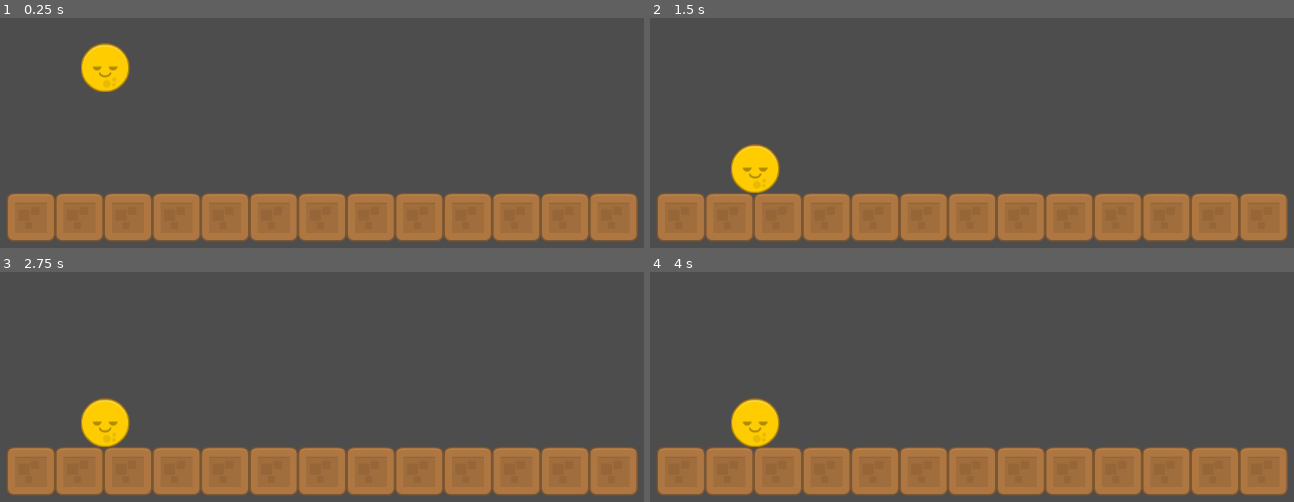
Above: before the commit, frames 1-4 (two rows, left to right).
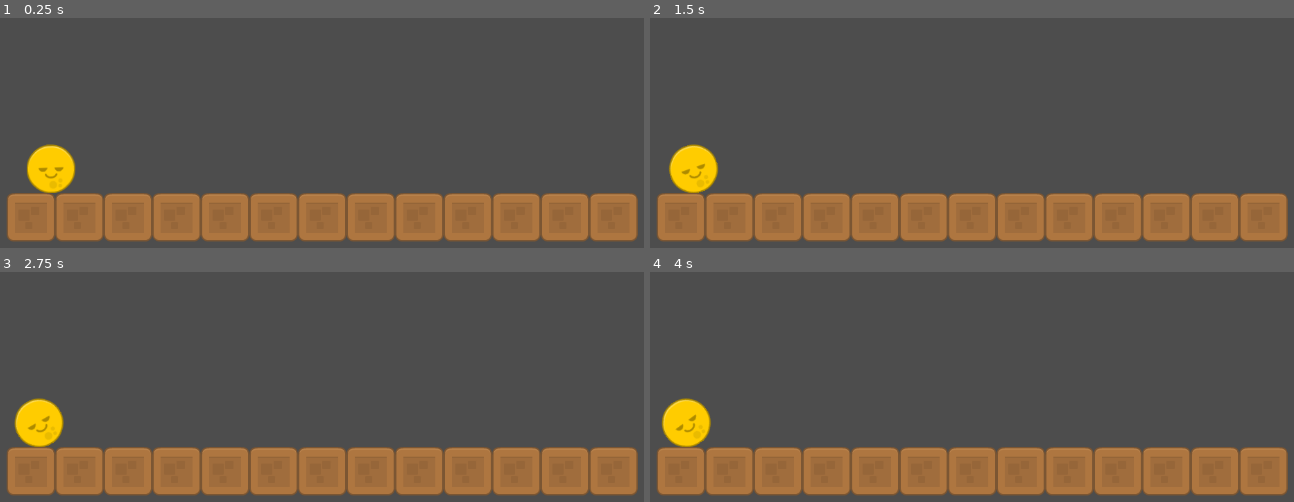
Above: after the commit, the same moments.

Repository: bsu-cs315/E1-Hutsell
Game: Godot game, scene res://src/Level.tscn
The game is run twice, just before and just after one commit, with the same random seed, the same clock (stepped at 60 frames per second) and the same inputs.
Inputs (mouse positions are in pixels of both pictures, inside the frame that each line leads up to):
- Up to frame 1 (0.25 s): no input
- Up to frame 2 (1.5 s): move the mouse to (1171, 176) at 0.52 s; click (1171, 176) at 0.6 s; move the mouse to (836, 220) at 1.27 s; click (836, 220) at 1.35 s
- Up to frame 3 (2.75 s): move the mouse to (425, 354) at 2.02 s; click (425, 354) at 2.1 s
- Up to frame 4 (4 s): tap Enter at 2.75 s; move the mouse to (outside the picture) at 2.77 s; click (outside the picture) at 2.85 s; tap Space at 3.5 s; move the mouse to (outside the picture) at 3.52 s; click (outside the picture) at 3.6 s

The runs differ from the first frame. In frame 1, 2.6% of the frame differs, in the area x 4-21%, y 10-77%; in frame 2, 2.6%, in the area x 2-21%, y 54-77%; in frame 3, 2.6%; in frame 4, 2.6%.

Commit message:
implement ball launch

Diff:
--- a/project.godot
+++ b/project.godot
@@ -14,3 +14,36 @@
 run/main_scene="res://src/Level.tscn"
 config/features=PackedStringArray("4.3", "Forward Plus")
 config/icon="res://icon.svg"
+
+[input]
+
+launch={
+"deadzone": 0.5,
+"events": [Object(InputEventMouseButton,"resource_local_to_scene":false,"resource_name":"","device":-1,"window_id":0,"alt_pressed":false,"shift_pressed":false,"ctrl_pressed":false,"meta_pressed":false,"button_mask":0,"position":Vector2(0, 0),"global_position":Vector2(0, 0),"factor":1.0,"button_index":1,"canceled":false,"pressed":false,"double_click":false,"script":null)
+, Object(InputEventKey,"resource_local_to_scene":false,"resource_name":"","device":0,"window_id":0,"alt_pressed":false,"shift_pressed":false,"ctrl_pressed":false,"meta_pressed":false,"pressed":false,"keycode":0,"physical_keycode":32,"key_label":0,"unicode":0,"location":0,"echo":false,"script":null)
+]
+}
+up={
+"deadzone": 0.5,
+"events": [Object(InputEventKey,"resource_local_to_scene":false,"resource_name":"","device":0,"window_id":0,"alt_pressed":false,"shift_pressed":false,"ctrl_pressed":false,"meta_pressed":false,"pressed":false,"keycode":0,"physical_keycode":87,"key_label":0,"unicode":0,"location":0,"echo":false,"script":null)
+, Object(InputEventKey,"resource_local_to_scene":false,"resource_name":"","device":0,"window_id":0,"alt_pressed":false,"shift_pressed":false,"ctrl_pressed":false,"meta_pressed":false,"pressed":false,"keycode":0,"physical_keycode":4194320,"key_label":0,"unicode":0,"location":0,"echo":false,"script":null)
+]
+}
+down={
+"deadzone": 0.5,
+"events": [Object(InputEventKey,"resource_local_to_scene":false,"resource_name":"","device":0,"window_id":0,"alt_pressed":false,"shift_pressed":false,"ctrl_pressed":false,"meta_pressed":false,"pressed":false,"keycode":0,"physical_keycode":83,"key_label":0,"unicode":0,"location":0,"echo":false,"script":null)
+, Object(InputEventKey,"resource_local_to_scene":false,"resource_name":"","device":0,"window_id":0,"alt_pressed":false,"shift_pressed":false,"ctrl_pressed":false,"meta_pressed":false,"pressed":false,"keycode":0,"physical_keycode":4194322,"key_label":0,"unicode":0,"location":0,"echo":false,"script":null)
+]
+}
+right={
+"deadzone": 0.5,
+"events": [Object(InputEventKey,"resource_local_to_scene":false,"resource_name":"","device":0,"window_id":0,"alt_pressed":false,"shift_pressed":false,"ctrl_pressed":false,"meta_pressed":false,"pressed":false,"keycode":0,"physical_keycode":68,"key_label":0,"unicode":0,"location":0,"echo":false,"script":null)
+, Object(InputEventKey,"resource_local_to_scene":false,"resource_name":"","device":0,"window_id":0,"alt_pressed":false,"shift_pressed":false,"ctrl_pressed":false,"meta_pressed":false,"pressed":false,"keycode":0,"physical_keycode":4194321,"key_label":0,"unicode":0,"location":0,"echo":false,"script":null)
+]
+}
+left={
+"deadzone": 0.5,
+"events": [Object(InputEventKey,"resource_local_to_scene":false,"resource_name":"","device":0,"window_id":0,"alt_pressed":false,"shift_pressed":false,"ctrl_pressed":false,"meta_pressed":false,"pressed":false,"keycode":0,"physical_keycode":65,"key_label":0,"unicode":0,"location":0,"echo":false,"script":null)
+, Object(InputEventKey,"resource_local_to_scene":false,"resource_name":"","device":0,"window_id":0,"alt_pressed":false,"shift_pressed":false,"ctrl_pressed":false,"meta_pressed":false,"pressed":false,"keycode":0,"physical_keycode":4194319,"key_label":0,"unicode":0,"location":0,"echo":false,"script":null)
+]
+}
--- a/src/Level.tscn
+++ b/src/Level.tscn
@@ -32,7 +32,7 @@
 [node name="Level" type="Node2D"]
 
 [node name="Ball" parent="." instance=ExtResource("1_2epw2")]
-position = Vector2(228, 107)
+position = Vector2(151, 272)
 
 [node name="TileMapLayer" type="TileMapLayer" parent="."]
 position = Vector2(226, 106)
--- a/src/ball.gd
+++ b/src/ball.gd
@@ -1,4 +1,18 @@
 extends RigidBody2D
 
-func _draw():
-	draw_circle(Vector2.ZERO, $CollisionShape2D.shape.radius, Color.RED)
+@export var strength : float = 500
+
+
+'func _physics_process(delta: float) -> void:
+	if Input.is_action_just_pressed("launch"):
+		var direction = Vector2(1, -1).normalized()
+		var velocity = direction * strength
+		apply_impulse(Vector2.ZERO, velocity)
+'
+
+func _process(delta):
+	if Input.is_action_just_pressed("launch"):
+		'apply_impulse(Vector2(1000 , -1000))'
+		var direction = Vector2(1, -1).normalized()
+		var velocity = direction * strength
+		apply_impulse(Vector2.ZERO, velocity)
